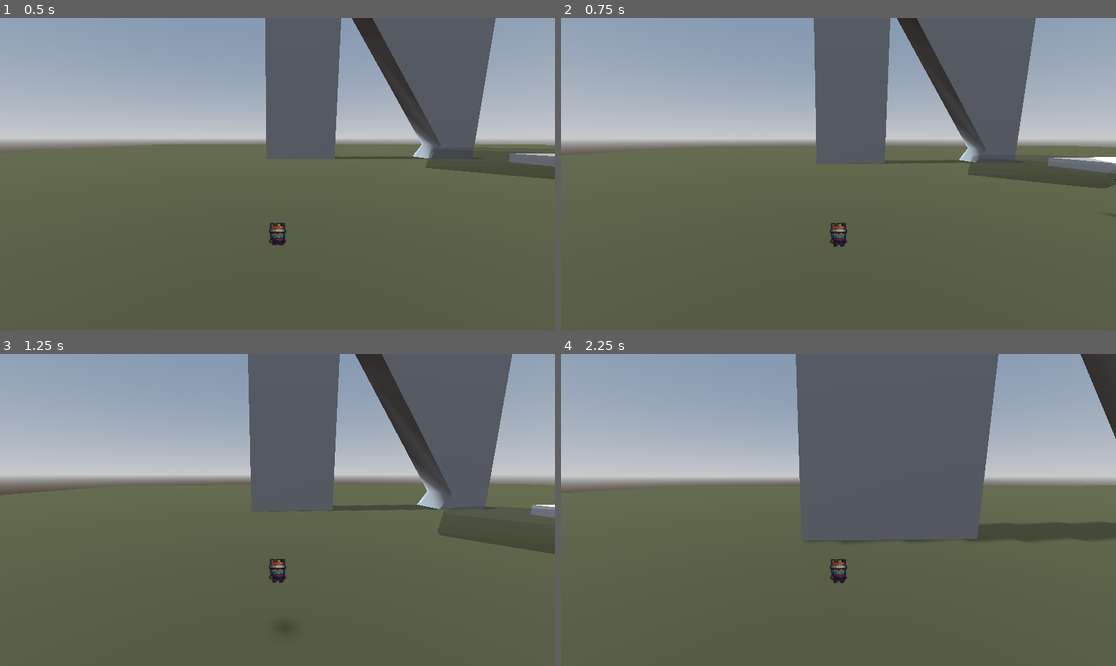
Above: before the commit, frames 1-4 (two rows, left to right).
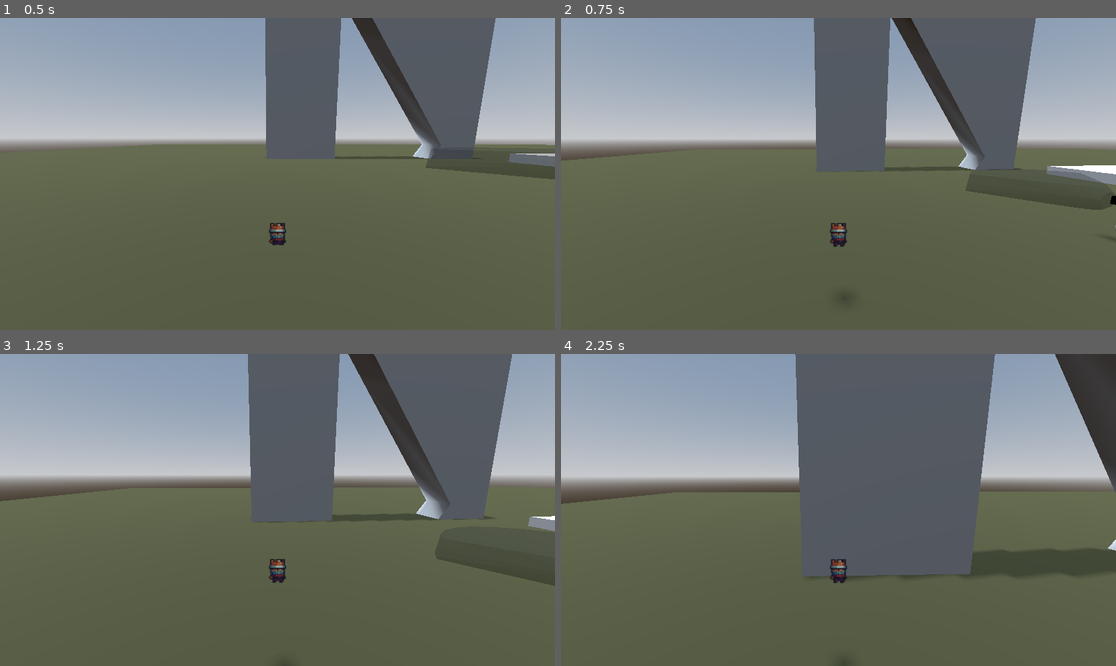
Above: after the commit, the same moments.

Repository: BetterBlood/Smoker_Guy
Game: Godot game, scene res://scenes/main.tscn
Two runs of this game, one before a commit and one after it. Both use one fixed random seed, a clock stepped at 60 frames per second and the inputs below.
Inputs (mouse positions are in pixels of both pictures, inside the frame that each line leads up to):
- Up to frame 1 (0.5 s): no input
- Up to frame 2 (0.75 s): move the mouse to (866, 174) at 0.52 s; hold W (move_forward) from 0.53 s (still down); hold Space (jump) from 0.53 s (still down)
- Up to frame 3 (1.25 s): keep holding W (move_forward); keep holding Space (jump)
- Up to frame 4 (2.25 s): keep holding W (move_forward); move the mouse to (810, 510) at 1.27 s; release Space (jump) at 1.28 s; tap Space (jump) at 1.35, 1.52, 1.82 s; move the mouse to (849, 503) at 2.02 s; hold Space (jump) from 2.03 s (still down)

Frame 1 is identical in both runs. In frame 2, 3.7% of the frame differs, in the area x 0-100%, y 0-90%; in frame 3, 3.9%; in frame 4, 7.0%, in the area x 0-100%, y 0-72%.

Commit message:
fix jump

Diff:
--- a/scenes/player.tscn
+++ b/scenes/player.tscn
@@ -47,3 +47,7 @@
 cast_shadow = 3
 gi_mode = 0
 mesh = SubResource("CylinderMesh_tcg3x")
+
+[node name="GroundDetector" type="RayCast3D" parent="."]
+transform = Transform3D(1, 0, 0, 0, 1, 0, 0, 0, 1, 0, -0.1, 0)
+target_position = Vector3(0, -0.1, 0)
--- a/scripts/player.gd
+++ b/scripts/player.gd
@@ -24,6 +24,9 @@
 	handle_move(delta)
 	handle_look()
 
+func is_grounded() -> bool:
+	return $GroundDetector.is_colliding()
+
 func handle_move(delta: float):
 	var input := Vector3.ZERO
 	input.x = Input.get_axis("move_left", "move_right")
@@ -32,8 +35,8 @@
 	apply_central_force(twist_pivot.basis * input * 1200.0 * delta)
 
 	if (Input.is_action_pressed("jump")):
-		if position.y < 1:
-			apply_central_force(Vector3.UP * 2000 * delta)
+		if is_grounded():
+			apply_central_force(Vector3.UP * 10000 * delta)
 
 func handle_look():
 	if Input.is_action_just_pressed("ui_cancel"):
